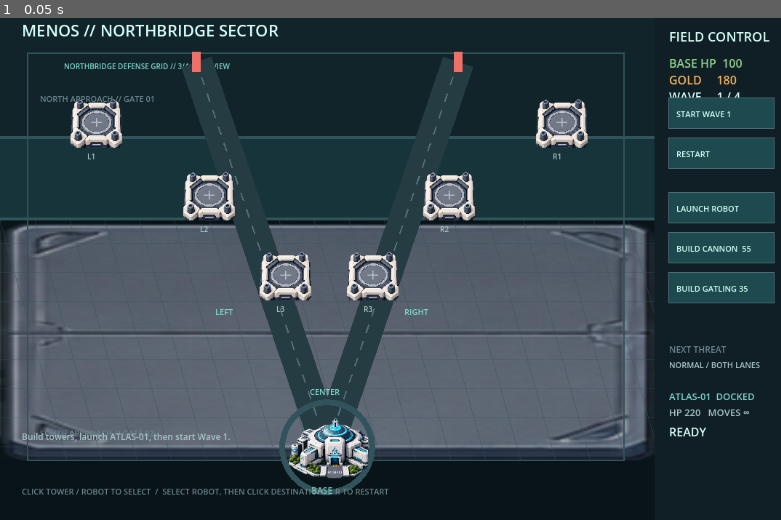
Above: before the commit, frame 1.
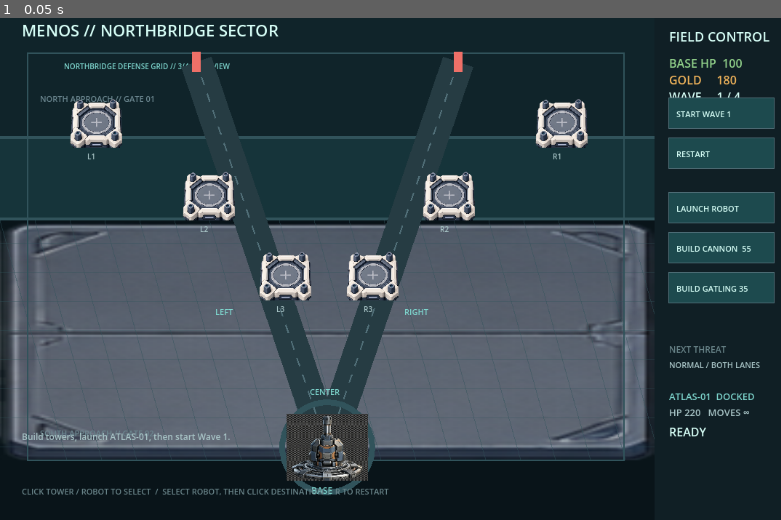
Above: after the commit, the same moment.

Repository: ln9swrd/atlas
Game: Godot game, scene res://main.tscn
Same seed, same stepped clock (60 frames per second), same inputs: the game is played once before the commit and once after it.
Inputs:
- Up to frame 1 (0.05 s): no input

The runs differ from the first frame. In frame 1, 1.2% of the frame differs, in the area x 36-48%, y 78-93%.

Commit message:
Refactor tower and enemy mechanics; add ability progression
- Removed obsolete filesystem entries for tile assets.
- Updated binary assets for enemy sprites and facility base.
- Modified enemy stats, particularly the giant's HP.
- Enhanced tower definitions to include upgrade paths for cannon and gatling.
- Implemented ability unlocking system for ATLAS-01, allowing for area and heavy pierce attacks.
- Adjusted game logic to handle ability choices and tower upgrades.
- Updated UI to reflect new ability options and tower upgrade mechanics.
- Added new images for active states in the project.

Diff:
--- a/projects/menos/godot/data.gd
+++ b/projects/menos/godot/data.gd
@@ -1,15 +1,15 @@
 class_name MenosData
 
 const TOWERS = {
-	"cannon": {"name": "CANNON", "cost": 55, "damage": 42.0, "cooldown": 1.35, "range": 155.0, "preference": "heavy"},
-	"gatling": {"name": "GATLING", "cost": 35, "damage": 9.0, "cooldown": 0.23, "range": 145.0, "preference": "fast"}
+	"cannon": {"name": "CANNON", "cost": 55, "damage": 42.0, "cooldown": 1.35, "range": 155.0, "preference": "heavy", "level2": {"upgrade_cost": 75, "damage": 60.0, "cooldown": 1.15, "range": 165.0}},
+	"gatling": {"name": "GATLING", "cost": 35, "damage": 9.0, "cooldown": 0.23, "range": 145.0, "preference": "fast", "level2": {"upgrade_cost": 50, "damage": 13.0, "cooldown": 0.20, "range": 155.0}}
 }
 
 const ENEMIES = {
 	"normal": {"name": "NORMAL", "hp": 42.0, "speed": 25.0, "armor": 0.0, "base_damage": 8.0, "reward": 12, "radius": 10.0, "color": Color("f0b35a")},
 	"rusher": {"name": "RUSHER", "hp": 27.0, "speed": 55.0, "armor": 0.0, "base_damage": 6.0, "reward": 10, "radius": 8.0, "color": Color("ef7068")},
 	"heavy": {"name": "HEAVY", "hp": 125.0, "speed": 14.0, "armor": 8.0, "base_damage": 18.0, "reward": 28, "radius": 15.0, "color": Color("a98ce6")},
-	"giant": {"name": "GIANT", "hp": 1600.0, "speed": 7.0, "armor": 18.0, "base_damage": 45.0, "reward": 90, "radius": 28.0, "color": Color("f04f6b"), "robot_damage": 20.0, "robot_range": 120.0, "robot_cooldown": 2.0}
+	"giant": {"name": "GIANT", "hp": 620.0, "speed": 7.0, "armor": 18.0, "base_damage": 45.0, "reward": 90, "radius": 28.0, "color": Color("f04f6b"), "robot_damage": 20.0, "robot_range": 120.0, "robot_cooldown": 2.0}
 }
 
 const ROBOT = {"id": "robot_main", "name": "ATLAS-01", "hp": 220.0, "speed": 125.0, "damage": 28.0, "cooldown": 0.65, "range": 110.0, "max_moves": 5,
--- a/projects/menos/godot/main.gd
+++ b/projects/menos/godot/main.gd
@@ -55,6 +55,8 @@
 var selected_slot := ""
 var selected_tower := ""
 var robot_selected := false
+var unlocked_abilities: Array[String] = []
+var pending_ability_choice := false
 var effects: Array = []
 
 func _ready() -> void:
@@ -73,6 +75,7 @@
 func reset_game() -> void:
 	base_hp = 100.0; gold = 180; wave = 1; run_state = RunState.READY; wave_running = false; wave_clear = false; elapsed = 0.0
 	spawn_clock = 0.0; spawn_queue.clear(); enemies.clear(); towers.clear(); effects.clear(); selected_slot = ""; selected_tower = ""; robot_selected = false
+	unlocked_abilities.clear(); pending_ability_choice = false
 	robot = {"active": false, "spot": "CENTER", "position": ROBOT_SPOTS.CENTER, "hp": DATA.ROBOT.hp, "commands": DATA.ROBOT.max_moves, "attack": 0.0, "area": 0.0, "pierce": 0.0, "flash": 0.0}
 	feed.clear(); log_event("Build towers, launch ATLAS-01, then start Wave 1.")
 
@@ -96,6 +99,7 @@
 	queue_redraw()
 
 func start_wave() -> void:
+	if pending_ability_choice: return
 	if run_state != RunState.READY or wave_running or base_hp <= 0.0 or wave > DATA.WAVES.size(): return
 	spawn_queue.clear()
 	var offset := 0.0
@@ -198,13 +202,13 @@
 	robot.attack -= delta; robot.area -= delta; robot.pierce -= delta
 	var target: Dictionary = get_robot_target()
 	var heavy: Dictionary = get_robot_heavy_target()
-	if robot.area <= 0.0:
+	if "ability_area" in unlocked_abilities and robot.area <= 0.0:
 		var nearby: Array = enemies.filter(func(enemy): return enemy.hp > 0.0 and enemy.position.distance_to(robot.position) <= DATA.ROBOT.ability_area.radius)
 		if nearby.size() >= DATA.ROBOT.ability_area.threshold:
 			for enemy in nearby: damage_enemy(enemy, DATA.ROBOT.ability_area.damage, "area")
 			effects.append({"position": robot.position, "type": "area", "life": 0.45}); robot.area = DATA.ROBOT.ability_area.cooldown
 			log_event("ATLAS-01 used AREA ATTACK.")
-	if robot.pierce <= 0.0 and not heavy.is_empty():
+	if "ability_heavy_pierce" in unlocked_abilities and robot.pierce <= 0.0 and not heavy.is_empty():
 		damage_enemy(heavy, DATA.ROBOT.ability_pierce.damage, "pierce"); robot.pierce = DATA.ROBOT.ability_pierce.cooldown
 		log_event("ATLAS-01 used HEAVY PIERCE on %s." % DATA.ENEMIES[heavy.type].name)
 	elif robot.attack <= 0.0 and not target.is_empty():
@@ -216,7 +220,12 @@
 	wave_running = false; wave_clear = true
 	if wave < DATA.WAVES.size():
 		run_state = RunState.READY
-		log_event("Wave clear. Next: %s" % DATA.WAVES[wave].label); wave += 1; start_wave()
+		wave += 1
+		if unlocked_abilities.size() < 2:
+			pending_ability_choice = true
+			log_event("Wave clear. Choose an ATLAS-01 ability before the next Wave.")
+		else:
+			start_wave()
 	else:
 		run_state = RunState.VICTORY
 		log_event("VICTORY. ALL FOUR WAVES CLEAR. Press RESTART to repeat.")
@@ -228,6 +237,11 @@
 	if event is InputEventMouseButton and event.pressed and event.button_index == MOUSE_BUTTON_LEFT: handle_click(event.position)
 
 func handle_click(point: Vector2) -> void:
+	if pending_ability_choice:
+		var first_ability := "ability_heavy_pierce" if "ability_area" in unlocked_abilities else "ability_area"
+		if Rect2(920, 120, 145, 42).has_point(point): select_ability(first_ability); return
+		if Rect2(920, 175, 145, 42).has_point(point): select_ability("ability_area" if first_ability == "ability_heavy_pierce" else "ability_heavy_pierce"); return
+		return
 	if Rect2(920, 120, 145, 42).has_point(point): start_wave(); return
 	if Rect2(920, 175, 145, 42).has_point(point): play_sfx("ui_click"); reset_game(); return
 	if Rect2(920, 250, 145, 42).has_point(point): launch_robot(); return
@@ -250,11 +264,40 @@
 func build_tower(type: String) -> void:
 	if run_state not in [RunState.READY, RunState.RUNNING]: return
 	if selected_slot.is_empty(): play_sfx("ui_error"); log_event("Select an empty tower slot first."); return
-	if towers.any(func(tower): return tower.id == selected_slot): play_sfx("ui_error"); return
+	if towers.any(func(tower): return tower.id == selected_slot): upgrade_tower(type); return
 	if not DATA.TOWERS.has(type): play_sfx("ui_error"); return
 	var data: Dictionary = DATA.TOWERS[type]
 	if gold < data.cost: play_sfx("ui_error"); log_event("Need %d gold for %s." % [data.cost, data.name]); return
 	gold -= data.cost; towers.append({"id": selected_slot, "type": type, "position": SLOTS[selected_slot], "data": data, "cooldown": 0.0}); play_sfx("tower_build"); log_event("%s deployed at %s." % [data.name, selected_slot]); selected_slot = ""; selected_tower = ""; robot_selected = false
+
+func upgrade_tower(type: String) -> void:
+	if run_state == RunState.RUNNING: play_sfx("ui_error"); log_event("Cannot upgrade towers during a wave."); return
+	var index := towers.find_custom(func(tower): return tower.id == selected_slot)
+	if index < 0: return
+	var tower: Dictionary = towers[index]
+	if tower.type != type: play_sfx("ui_error"); log_event("Select the matching tower type to upgrade."); return
+	if int(tower.get("level", 1)) >= 2: play_sfx("ui_error"); log_event("Tower is already MAX LVL 2."); return
+	var level2: Dictionary = tower.data.get("level2", {})
+	var cost := int(level2.get("upgrade_cost", 0))
+	if gold < cost: play_sfx("ui_error"); log_event("Not enough gold for LVL 2 upgrade."); return
+	gold -= cost
+	tower.level = 2
+	tower.data = tower.data.duplicate(true)
+	tower.data.damage = level2.damage
+	tower.data.cooldown = level2.cooldown
+	tower.data.range = level2.range
+	towers[index] = tower
+	play_sfx("ui_confirm"); log_event("%s upgraded to LVL 2." % tower.data.name)
+	selected_slot = ""; selected_tower = ""; robot_selected = false; queue_redraw()
+
+func select_ability(id: String) -> void:
+	if id not in ["ability_area", "ability_heavy_pierce"]: return
+	if id in unlocked_abilities: return
+	unlocked_abilities.append(id)
+	pending_ability_choice = false
+	play_sfx("ui_confirm")
+	log_event("ATLAS-01 unlocked %s." % ("AREA ATTACK" if id == "ability_area" else "HEAVY PIERCE"))
+	queue_redraw()
 
 func launch_robot() -> void:
 	if not can_launch_robot(): return
@@ -329,12 +372,16 @@
 	if run_state == RunState.VICTORY: draw_sprite(VISUALS["status_victory"], Vector2(1047, 585), Vector2(48, 48))
 	elif run_state == RunState.DEFEAT: draw_sprite(VISUALS["status_defeat"], Vector2(1047, 585), Vector2(48, 48))
 	draw_string(ThemeDB.fallback_font, Vector2(920, 585), status_text, HORIZONTAL_ALIGNMENT_LEFT, -1, 16, Color("92d28b") if run_state == RunState.VICTORY else Color("ef7068") if run_state == RunState.DEFEAT else Color("d7fff7"))
-	button(Rect2(920, 120, 145, 42), "START WAVE %d" % wave, run_state != RunState.READY); button(Rect2(920, 175, 145, 42), "RESTART", false); button(Rect2(920, 250, 145, 42), "LAUNCH ROBOT", not can_launch_robot()); button(Rect2(920, 305, 145, 42), "BUILD CANNON  55", run_state not in [RunState.READY, RunState.RUNNING]); button(Rect2(920, 360, 145, 42), "BUILD GATLING 35", run_state not in [RunState.READY, RunState.RUNNING])
+	var first_ability_label := "HEAVY PIERCE" if "ability_area" in unlocked_abilities else "AREA ATTACK"
+	var second_ability_label := "AREA ATTACK" if first_ability_label == "HEAVY PIERCE" else "HEAVY PIERCE"
+	button(Rect2(920, 120, 145, 42), first_ability_label if pending_ability_choice else "START WAVE %d" % wave, pending_ability_choice == false and run_state != RunState.READY or pending_ability_choice and first_ability_label == "HEAVY PIERCE" and "ability_heavy_pierce" in unlocked_abilities); button(Rect2(920, 175, 145, 42), second_ability_label if pending_ability_choice else "RESTART", false); button(Rect2(920, 250, 145, 42), "LAUNCH ROBOT", not can_launch_robot()); button(Rect2(920, 305, 145, 42), "BUILD CANNON  55", run_state not in [RunState.READY, RunState.RUNNING]); button(Rect2(920, 360, 145, 42), "BUILD GATLING 35", run_state not in [RunState.READY, RunState.RUNNING])
 	var robot_status := "DOCKED"
 	if robot.active: robot_status = "DEPLOYED / " + robot.spot
 	if robot_selected: robot_status += " / SELECTED"
 	draw_string(ThemeDB.fallback_font, Vector2(920, 535), "ATLAS-01  " + robot_status, HORIZONTAL_ALIGNMENT_LEFT, -1, 13, Color("7ed6ce"))
 	draw_string(ThemeDB.fallback_font, Vector2(920, 557), "HP %03d   MOVES ∞" % max(0, ceil(robot.hp)), HORIZONTAL_ALIGNMENT_LEFT, -1, 13, Color("a9c5c7"))
+	if pending_ability_choice:
+		draw_string(ThemeDB.fallback_font, Vector2(920, 220), "CHOOSE ATLAS-01 ABILITY", HORIZONTAL_ALIGNMENT_LEFT, -1, 12, Color("f0a35a"))
 	draw_string(ThemeDB.fallback_font, Vector2(30, 665), "CLICK TOWER / ROBOT TO SELECT  /  SELECT ROBOT, THEN CLICK DESTINATION  /  R TO RESTART", HORIZONTAL_ALIGNMENT_LEFT, -1, 11, Color("6a858a"))
 	for index in range(feed.size()): draw_string(ThemeDB.fallback_font, Vector2(30, 590 - index * 20), feed[index], HORIZONTAL_ALIGNMENT_LEFT, 820, 12, Color("a9c5c7"))
 
Binary file changed: projects/menos/godot/assets/menos/sprites/enemy_giant.png
Binary file changed: projects/menos/godot/assets/menos/sprites/enemy_heavy.png
Binary file changed: projects/menos/godot/assets/menos/sprites/enemy_normal.png
Binary file changed: projects/menos/godot/assets/menos/sprites/enemy_rusher.png
Binary file changed: projects/menos/godot/assets/menos/sprites/facility_base.png
Binary file changed: projects/menos/godot/assets/menos/sprites/robot_atlas01.png
Binary file changed: projects/menos/godot/assets/menos/sprites/tower_cannon.png
Binary file changed: projects/menos/godot/assets/menos/sprites/tower_gatling.png
Not shown, added: projects/menos/images/active/ChatGPT Image 2026년 9월 24일 오후 07_15_55.png
Not shown, added: projects/menos/images/active/Gemini_Generated_Image_20b30p20b30p20b3.png
Not shown, added: projects/menos/images/active/Gemini_Generated_Image_8nl2kl8nl2kl8nl2.png
Not shown, added: projects/menos/images/active/Gemini_Generated_Image_d7bq68d7bq68d7bq.png
(and 7 more such lines)
